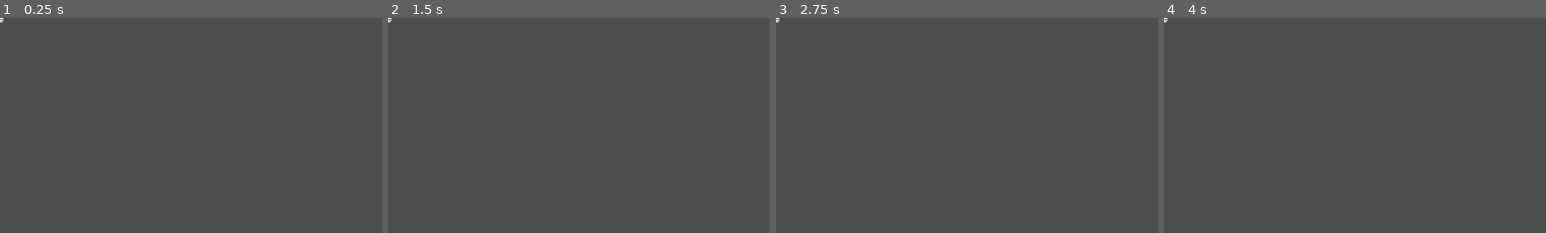
Above: before the commit, frames 1-4 (left to right).
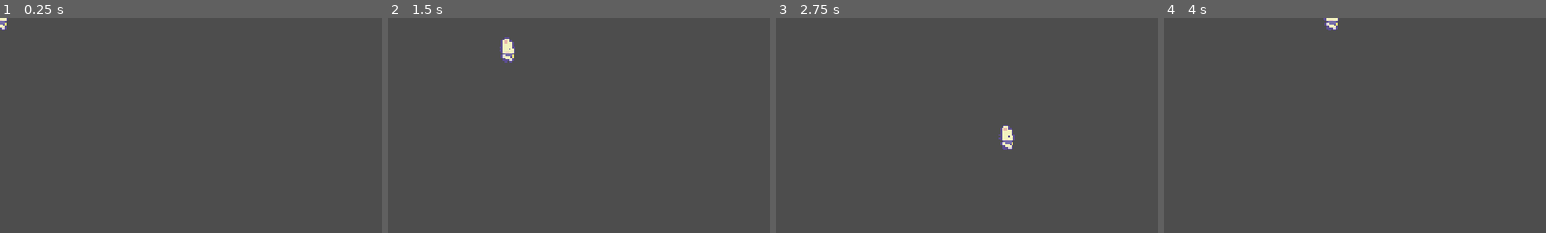
Above: after the commit, the same moments.

Repository: williamsantosa/Topdown_2D
Game: Godot game, scene res://Levels/game_level.tscn
The game is run twice, just before and just after one commit, with the same random seed, the same clock (stepped at 60 frames per second) and the same inputs.
Inputs:
- Up to frame 1 (0.25 s): no input
- Up to frame 2 (1.5 s): tap Enter at 0.5 s; hold Right (right) 0.53-1.28 s; hold Down (down) from 1.28 s (still down)
- Up to frame 3 (2.75 s): release Down (down) at 2.03 s; hold Right (right) from 2.03 s (still down)
- Up to frame 4 (4 s): release Right (right) at 2.78 s; hold Up (up) 2.78-3.53 s; tap Space at 3.5 s; hold Left (left) from 3.53 s (still down)
The pictures show only the part of the screen within x 0-50%, y 0-50%; the shares and areas given below are measured in that part.
In our replay, the window is 799x449 before the commit and 800x450 after it. These sizes can differ from the game's own. Grey fills any space a smaller window leaves; there, only what the larger window draws over its background counts as a difference.

The runs differ from the first frame. In frame 1, less than 0.1% of the frame differs, in the area x 0-2%, y 0-6%; in frame 2, 0.4%, in the area x 0-34%, y 0-21%; in frame 3, 0.4%; in frame 4, 0.2%.

Commit message:
29:06 on tutorial, animations created and named

Diff:
--- a/Characters/player_cat.gd
+++ b/Characters/player_cat.gd
@@ -1,4 +1,6 @@
 extends CharacterBody2D
+
+@export var move_speed : float = 100
 
 func _physics_process(_delta):
 	# Get input direction
@@ -7,8 +9,8 @@
 		Input.get_action_strength("down") - Input.get_action_strength("up")
 	)
 
-	print(input_direction)
-
 	# Update velocity
+	velocity = input_direction * move_speed
 
 	# Move and Slide function uses velocity of character body to move character on map
+	move_and_slide()
--- a/Characters/player_cat.tscn
+++ b/Characters/player_cat.tscn
@@ -1,10 +1,174 @@
-[gd_scene load_steps=4 format=3 uid="uid://ig1b0lxjxdrx"]
+[gd_scene load_steps=14 format=3 uid="uid://ig1b0lxjxdrx"]
 
 [ext_resource type="Script" path="res://Characters/player_cat.gd" id="1_camc8"]
 [ext_resource type="Texture2D" uid="uid://c3w88y5416034" path="res://Art/Sprout-Lands_Sprites_Basic pack/Characters/Basic Charakter Spritesheet.png" id="1_t5lrd"]
 
 [sub_resource type="RectangleShape2D" id="RectangleShape2D_4kblx"]
 size = Vector2(12, 6)
+
+[sub_resource type="Animation" id="Animation_uj3tt"]
+resource_name = "walk_right"
+length = 0.4
+loop_mode = 1
+tracks/0/type = "value"
+tracks/0/imported = false
+tracks/0/enabled = true
+tracks/0/path = NodePath("Sprite2D:frame")
+tracks/0/interp = 1
+tracks/0/loop_wrap = true
+tracks/0/keys = {
+"times": PackedFloat32Array(0, 0.2),
+"transitions": PackedFloat32Array(1, 1),
+"update": 1,
+"values": [14, 15]
+}
+
+[sub_resource type="Animation" id="Animation_eoxks"]
+length = 0.001
+tracks/0/type = "value"
+tracks/0/imported = false
+tracks/0/enabled = true
+tracks/0/path = NodePath("Sprite2D:frame")
+tracks/0/interp = 1
+tracks/0/loop_wrap = true
+tracks/0/keys = {
+"times": PackedFloat32Array(0),
+"transitions": PackedFloat32Array(1),
+"update": 1,
+"values": [14]
+}
+
+[sub_resource type="Animation" id="Animation_61yxg"]
+resource_name = "idle_right"
+length = 0.4
+loop_mode = 1
+tracks/0/type = "value"
+tracks/0/imported = false
+tracks/0/enabled = true
+tracks/0/path = NodePath("Sprite2D:frame")
+tracks/0/interp = 1
+tracks/0/loop_wrap = true
+tracks/0/keys = {
+"times": PackedFloat32Array(0, 0.2),
+"transitions": PackedFloat32Array(1, 1),
+"update": 1,
+"values": [12, 13]
+}
+
+[sub_resource type="Animation" id="Animation_8ewqu"]
+resource_name = "walk_left"
+length = 0.4
+loop_mode = 1
+tracks/0/type = "value"
+tracks/0/imported = false
+tracks/0/enabled = true
+tracks/0/path = NodePath("Sprite2D:frame")
+tracks/0/interp = 1
+tracks/0/loop_wrap = true
+tracks/0/keys = {
+"times": PackedFloat32Array(0, 0.2),
+"transitions": PackedFloat32Array(1, 1),
+"update": 1,
+"values": [10, 11]
+}
+
+[sub_resource type="Animation" id="Animation_mr4aq"]
+resource_name = "idle_left"
+length = 0.4
+loop_mode = 1
+tracks/0/type = "value"
+tracks/0/imported = false
+tracks/0/enabled = true
+tracks/0/path = NodePath("Sprite2D:frame")
+tracks/0/interp = 1
+tracks/0/loop_wrap = true
+tracks/0/keys = {
+"times": PackedFloat32Array(0, 0.2),
+"transitions": PackedFloat32Array(1, 1),
+"update": 1,
+"values": [8, 9]
+}
+
+[sub_resource type="Animation" id="Animation_iymge"]
+resource_name = "walk_up"
+length = 0.4
+loop_mode = 1
+tracks/0/type = "value"
+tracks/0/imported = false
+tracks/0/enabled = true
+tracks/0/path = NodePath("Sprite2D:frame")
+tracks/0/interp = 1
+tracks/0/loop_wrap = true
+tracks/0/keys = {
+"times": PackedFloat32Array(0, 0.2),
+"transitions": PackedFloat32Array(1, 1),
+"update": 1,
+"values": [6, 7]
+}
+
+[sub_resource type="Animation" id="Animation_iijku"]
+resource_name = "idle_up"
+length = 0.4
+loop_mode = 1
+tracks/0/type = "value"
+tracks/0/imported = false
+tracks/0/enabled = true
+tracks/0/path = NodePath("Sprite2D:frame")
+tracks/0/interp = 1
+tracks/0/loop_wrap = true
+tracks/0/keys = {
+"times": PackedFloat32Array(0, 0.2),
+"transitions": PackedFloat32Array(1, 1),
+"update": 1,
+"values": [4, 5]
+}
+
+[sub_resource type="Animation" id="Animation_11jsx"]
+resource_name = "walk_down"
+length = 0.4
+loop_mode = 1
+tracks/0/type = "value"
+tracks/0/imported = false
+tracks/0/enabled = true
+tracks/0/path = NodePath("Sprite2D:frame")
+tracks/0/interp = 1
+tracks/0/loop_wrap = true
+tracks/0/keys = {
+"times": PackedFloat32Array(0, 0.2),
+"transitions": PackedFloat32Array(1, 1),
+"update": 1,
+"values": [2, 3]
+}
+
+[sub_resource type="Animation" id="Animation_5lajl"]
+resource_name = "idle_down"
+length = 0.4
+loop_mode = 1
+tracks/0/type = "value"
+tracks/0/imported = false
+tracks/0/enabled = true
+tracks/0/path = NodePath("Sprite2D:frame")
+tracks/0/interp = 1
+tracks/0/loop_wrap = true
+tracks/0/keys = {
+"times": PackedFloat32Array(0, 0.1),
+"transitions": PackedFloat32Array(1, 1),
+"update": 1,
+"values": [0, 1]
+}
+
+[sub_resource type="AnimationLibrary" id="AnimationLibrary_ilkd6"]
+_data = {
+"RESET": SubResource("Animation_eoxks"),
+"idle_down": SubResource("Animation_5lajl"),
+"idle_left": SubResource("Animation_mr4aq"),
+"idle_right": SubResource("Animation_61yxg"),
+"idle_up": SubResource("Animation_iijku"),
+"walk_down": SubResource("Animation_11jsx"),
+"walk_left": SubResource("Animation_8ewqu"),
+"walk_right": SubResource("Animation_uj3tt"),
+"walk_up": SubResource("Animation_iymge")
+}
 
 [node name="PlayerCat" type="CharacterBody2D"]
 script = ExtResource("1_camc8")
@@ -13,7 +177,15 @@
 texture = ExtResource("1_t5lrd")
 hframes = 4
 vframes = 4
+frame = 14
 
 [node name="CollisionShape2D" type="CollisionShape2D" parent="."]
 position = Vector2(0, 5)
 shape = SubResource("RectangleShape2D_4kblx")
+
+[node name="AnimationPlayer" type="AnimationPlayer" parent="."]
+libraries = {
+"": SubResource("AnimationLibrary_ilkd6")
+}
+
+[node name="AnimationTree" type="AnimationTree" parent="."]
--- a/project.godot
+++ b/project.godot
@@ -15,26 +15,38 @@
 config/features=PackedStringArray("4.0", "Forward Plus")
 config/icon="res://icon.svg"
 
+[display]
+
+window/size/viewport_width=1920
+window/size/viewport_height=1080
+window/size/mode=2
+window/stretch/mode="canvas_items"
+window/stretch/scale=4.0
+
 [input]
 
 right={
 "deadzone": 0.5,
 "events": [Object(InputEventKey,"resource_local_to_scene":false,"resource_name":"","device":-1,"window_id":0,"alt_press …(182 unchanged characters)…
+, Object(InputEventKey,"resource_local_to_scene":false,"resource_name":"","device":-1,"window_id":0,"alt_pressed":false,"shift_pressed":false,"ctrl_pressed":false,"meta_pressed":false,"pressed":false,"keycode":0,"physical_keycode":68,"key_label":0,"unicode":100,"echo":false,"script":null)
 ]
 }
 left={
 "deadzone": 0.5,
 "events": [Object(InputEventKey,"resource_local_to_scene":false,"resource_name":"","device":-1,"window_id":0,"alt_press …(182 unchanged characters)…
+, Object(InputEventKey,"resource_local_to_scene":false,"resource_name":"","device":-1,"window_id":0,"alt_pressed":false,"shift_pressed":false,"ctrl_pressed":false,"meta_pressed":false,"pressed":false,"keycode":0,"physical_keycode":65,"key_label":0,"unicode":97,"echo":false,"script":null)
 ]
 }
 down={
 "deadzone": 0.5,
 "events": [Object(InputEventKey,"resource_local_to_scene":false,"resource_name":"","device":-1,"window_id":0,"alt_press …(182 unchanged characters)…
+, Object(InputEventKey,"resource_local_to_scene":false,"resource_name":"","device":-1,"window_id":0,"alt_pressed":false,"shift_pressed":false,"ctrl_pressed":false,"meta_pressed":false,"pressed":false,"keycode":0,"physical_keycode":83,"key_label":0,"unicode":115,"echo":false,"script":null)
 ]
 }
 up={
 "deadzone": 0.5,
 "events": [Object(InputEventKey,"resource_local_to_scene":false,"resource_name":"","device":-1,"window_id":0,"alt_press …(182 unchanged characters)…
+, Object(InputEventKey,"resource_local_to_scene":false,"resource_name":"","device":-1,"window_id":0,"alt_pressed":false,"shift_pressed":false,"ctrl_pressed":false,"meta_pressed":false,"pressed":false,"keycode":0,"physical_keycode":87,"key_label":0,"unicode":119,"echo":false,"script":null)
 ]
 }
 
